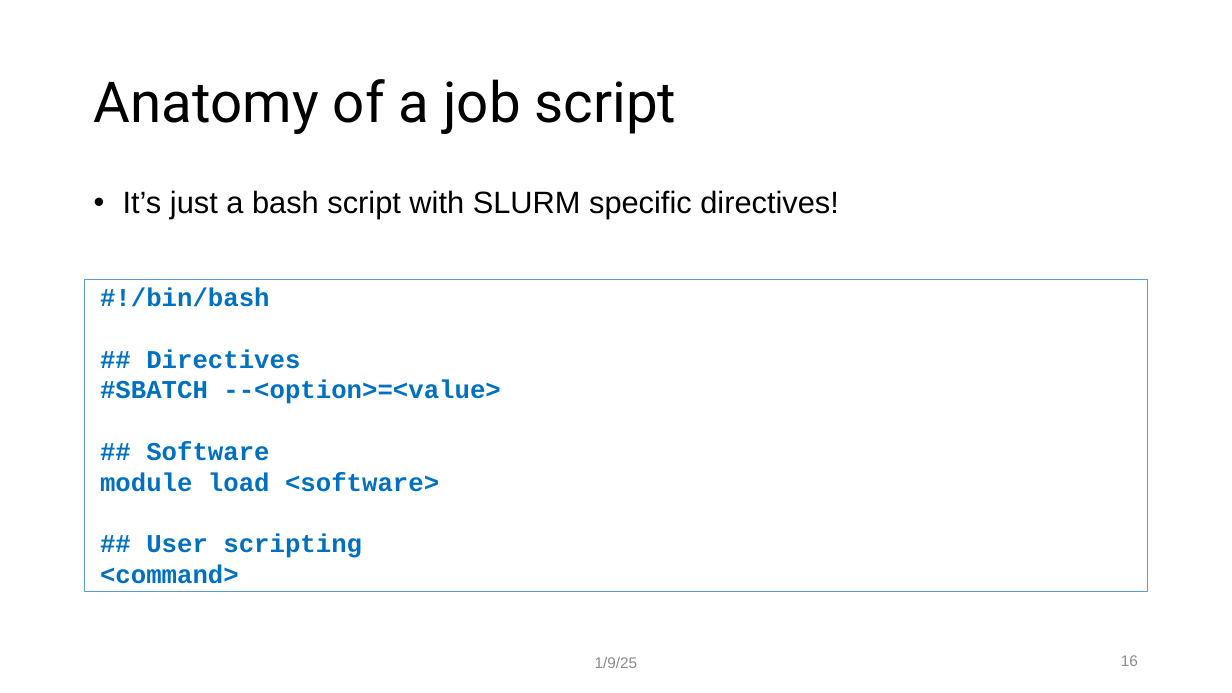
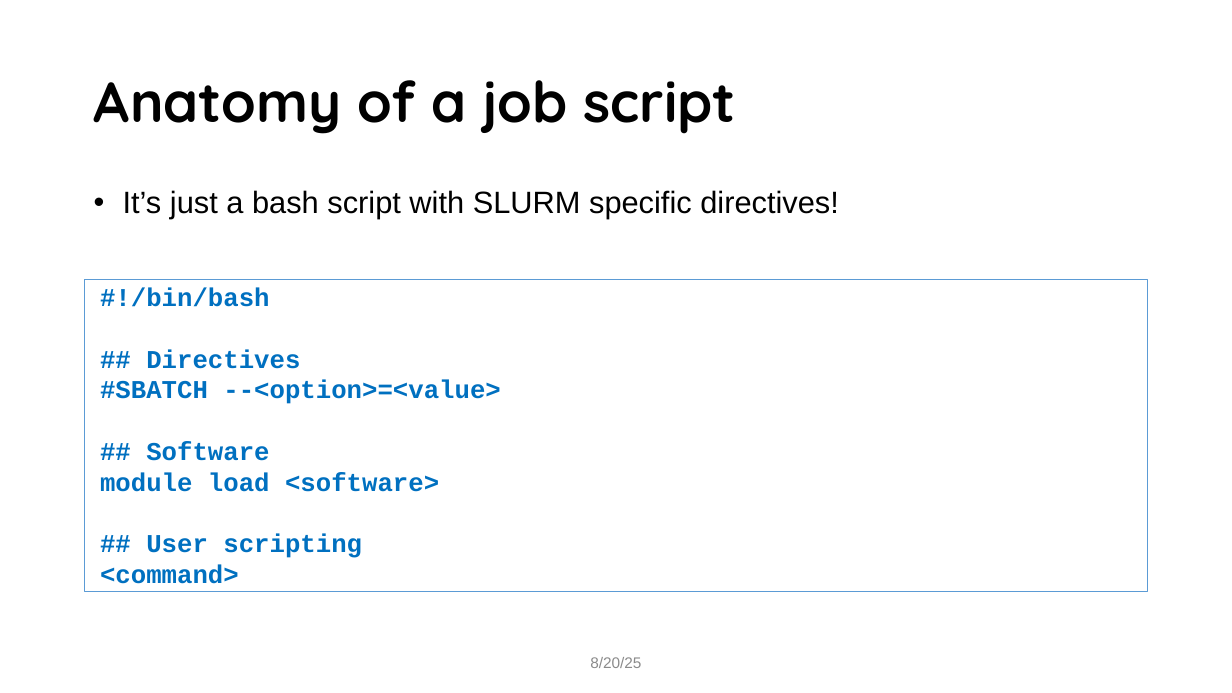
Before and after one commit to mohalkh5/hpc_fundamentals_micro_credential, a slide deck: slide 16 of scheduling_jobs/scheduling_jobs.pptx. Drawn at 1232x693 pixels with LibreOffice and Linux fonts; fonts in the diff are those of the drawing; background and template pictures are left out. Boxes give left, top, right and bottom in pixels: in the first picture for what was removed or moved away, otherwise in the second. Text is boxed around its words. In the diff, an @@ line names an element or a change of style, - is before the commit and + after.

```diff
--- a/scheduling_jobs/scheduling_jobs.pptx
+++ b/scheduling_jobs/scheduling_jobs.pptx
@@ title "Anatomy of a job script" at <box>94,80,735,134</box>: font Roboto to Quicksand, bold on @@
@@ text at <box>590,657,641,668</box>: text changed @@
-1/9/25
+8/20/25
@@ page number removed at <box>1121,655,1138,666</box> @@
-16
```
Also in this commit, not shown: 27 other slides changed, 1 other file.
